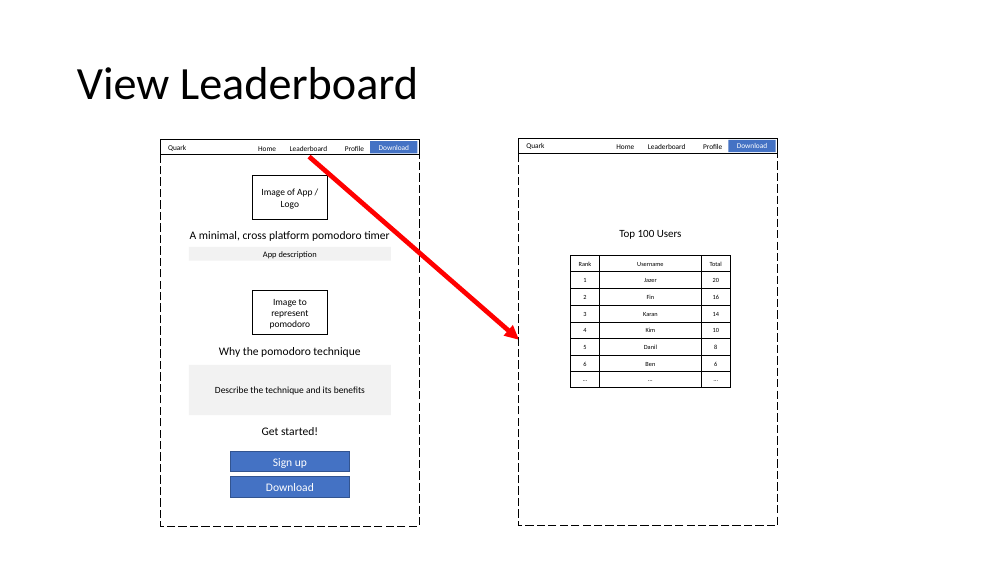
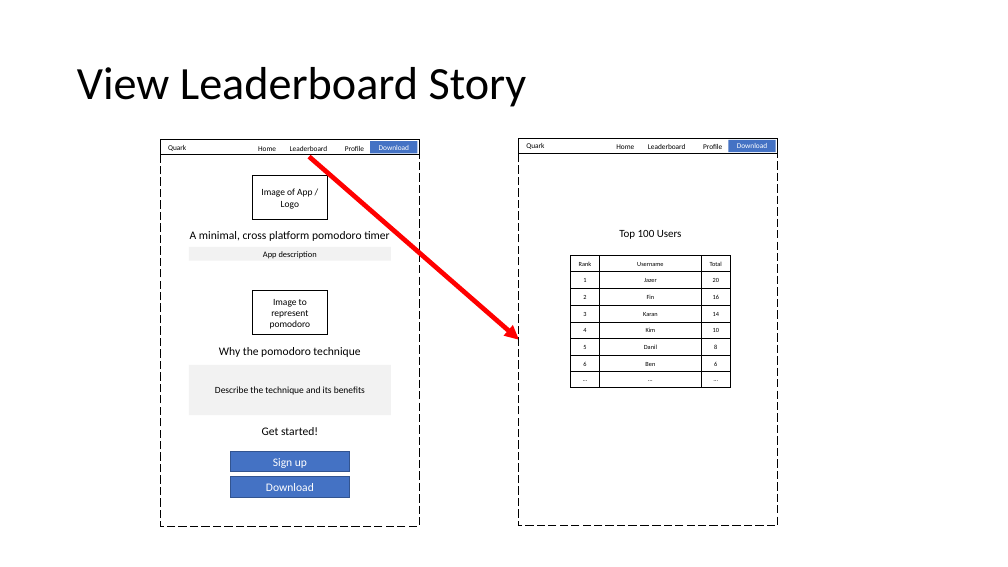
Before and after one commit to JazerBarclay/ci536-group-project, a slide deck: slide 13 of documentation/Quark Wireframes and User Stories.pptx. Drawn at 1008x567 pixels with LibreOffice and Linux fonts; fonts in the diff are those of the drawing. Boxes give left, top, right and bottom in pixels: in the first picture for what was removed or moved away, otherwise in the second. Text is boxed around its words. In the diff, an @@ line names an element or a change of style, - is before the commit and + after.

```diff
--- a/documentation/Quark Wireframes and User Stories.pptx
+++ b/documentation/Quark Wireframes and User Stories.pptx
@@ title at <box>77,67,527,107</box>: text changed @@
-View Leaderboard
+View Leaderboard Story
```
Also in this commit, not shown: 4 other slides changed, 3 slides added, 2 slides removed.
